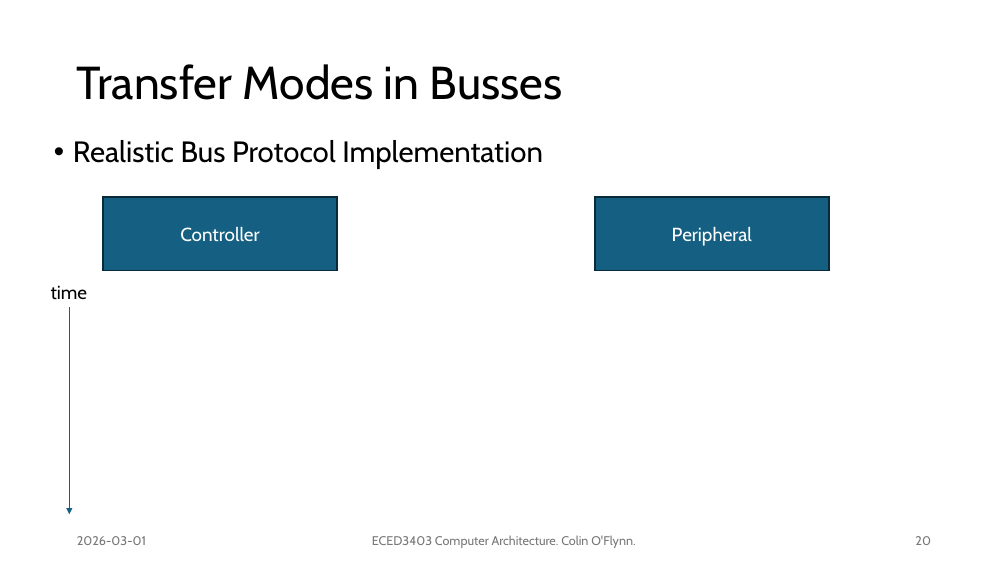
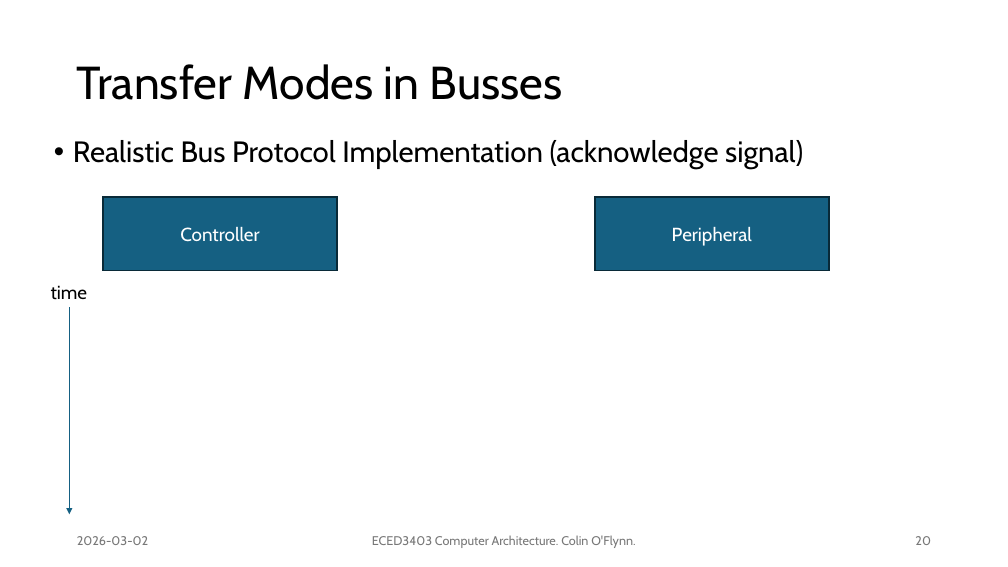
Before and after one commit to colinoflynn/eced3403-computer-architecture, a slide deck: slide 20 of slides/3403 - 4.1 - Memory Busses.pptx. Drawn at 1008x567 pixels with LibreOffice and Linux fonts; fonts in the diff are those of the drawing. Boxes give left, top, right and bottom in pixels: in the first picture for what was removed or moved away, otherwise in the second. Text is boxed around its words. In the diff, an @@ line names an element or a change of style, - is before the commit and + after.

```diff
--- a/slides/3403 - 4.1 - Memory Busses.pptx
+++ b/slides/3403 - 4.1 - Memory Busses.pptx
@@ text at bbox=[73, 140, 803, 169]: text changed @@
-• Realistic Bus Protocol Implementation
+• Realistic Bus Protocol Implementation (acknowledge signal)
@@ text at bbox=[77, 536, 148, 545]: text changed @@
-2026-03-01
+2026-03-02
```
Also in this commit, not shown: 29 other slides changed, 5 slides added.
